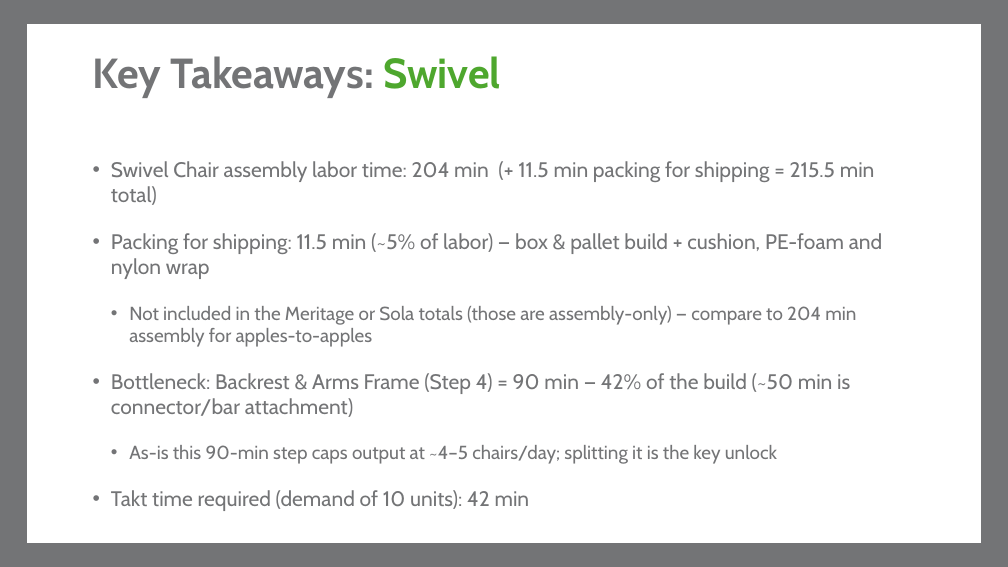
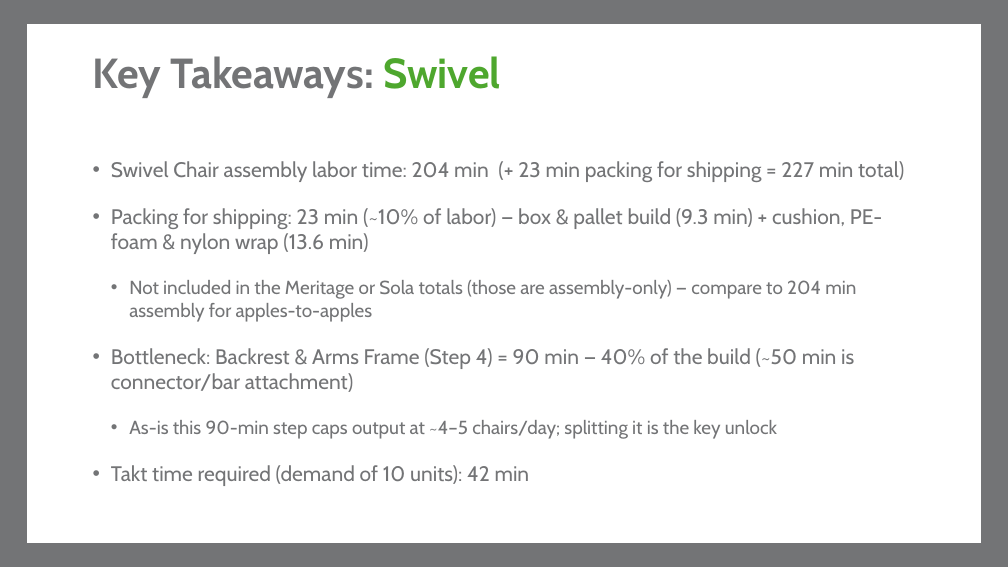
Before and after one commit to macokeefe/claude-code-system, a slide deck: slide 3 of standard-work/standalone/Meritage_3Seater_Standard_Work.pptx. Drawn at 1008x567 pixels with LibreOffice and Linux fonts; fonts in the diff are those of the drawing; background and template pictures are left out. Boxes give left, top, right and bottom in pixels: in the first picture for what was removed or moved away, otherwise in the second. Text is boxed around its words. In the diff, an @@ line names an element or a change of style, - is before the commit and + after.

```diff
--- a/standard-work/standalone/Meritage_3Seater_Standard_Work.pptx
+++ b/standard-work/standalone/Meritage_3Seater_Standard_Work.pptx
@@ text at (111,161,904,254): text changed @@
-• Swivel Chair assembly labor time: 204 min (+ 11.5 min packing for shipping = 215.5 min total)
-• Packing for shipping: 11.5 min (~5% of labor) — box & pallet build + cushion, PE-foam and nylon wrap
+• Swivel Chair assembly labor time: 204 min (+ 23 min packing for shipping = 227 min total)
+• Packing for shipping: 23 min (~10% of labor) — box & pallet build (9.3 min) + cushion, PE-foam & nylon wrap (13.6 min)
@@ text at (111,348,854,392): text changed @@
-• Bottleneck: Backrest & Arms Frame (Step 4) = 90 min — 42% of the build (~50 min is connector/bar attachment)
+• Bottleneck: Backrest & Arms Frame (Step 4) = 90 min — 40% of the build (~50 min is connector/bar attachment)
```
